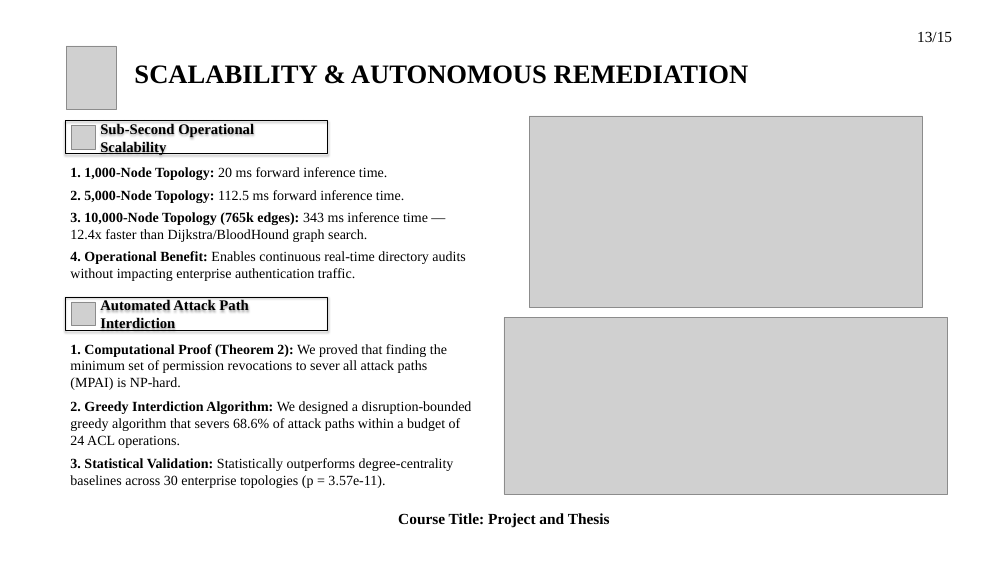
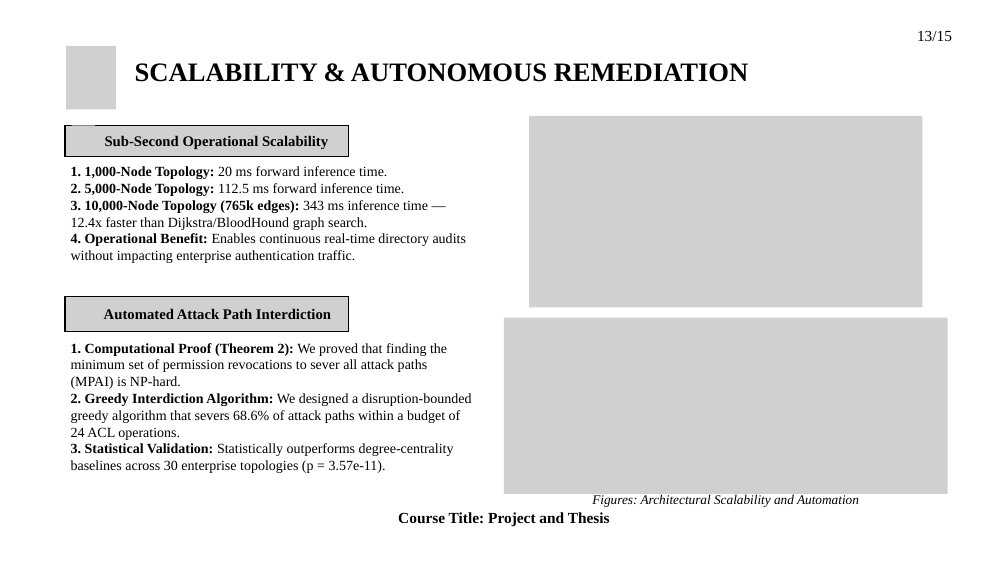
Before and after one commit to hasanshahriar32/GOAD, a slide deck: slide 15 of thesis_paper/certgraph_thesis_defense.pptx (slide 13 before the commit). Drawn at 1008x567 pixels with LibreOffice and Linux fonts; fonts in the diff are those of the drawing; grey boxes stand for pictures; background and template pictures are left out. Boxes give left, top, right and bottom in pixels: in the first picture for what was removed or moved away, otherwise in the second. Text is boxed around its words. In the diff, an @@ line names an element or a change of style, - is before the commit and + after.

Commit message:
feat: add slide diagram generation scripts and update presentation figures and layouts

```diff
--- a/thesis_paper/certgraph_thesis_defense.pptx
+++ b/thesis_paper/certgraph_thesis_defense.pptx
@@ text "13/15" at (917, 30, 952, 41): line spacing 1 to 26.4pt @@
@@ text "SCALABILITY & AUTONOMOUS REMEDIATION" at (135, 63, 749, 82): line spacing 1 to 45.6pt @@
@@ text "Sub-Second Operational Scalability" at (105, 135, 328, 149): line spacing 1 to 25.2pt; outline #000000 1.5 pt to none; shadow off @@
@@ text "Sub-Second Operational Scalability": place and size @@
-text "Sub-Second Operational Scalability" at (66, 121, 328, 154)
+text "Sub-Second Operational Scalability" at (105, 135, 328, 149)
@@ picture added at (65, 125, 348, 157) @@
@@ text "1. 1,000-Node Topology: 20 ms ..." at (71, 166, 466, 263): line spacing 1 to 24pt; less space between paragraphs @@
@@ text "Automated Attack Path Interdiction": place and size @@
-text "Automated Attack Path Interdiction" at (66, 297, 328, 330)
+text "Automated Attack Path Interdiction" at (104, 308, 331, 319)
@@ text "Automated Attack Path Interdiction" at (104, 308, 331, 319): line spacing 1 to 25.2pt; outline #000000 1.5 pt to none; shadow off @@
@@ picture added at (65, 297, 348, 331) @@
@@ outline redrawn in 5 elements at (66, 46, 116, 109), (72, 125, 95, 149), (72, 302, 95, 326), (529, 116, 922, 307), (504, 318, 948, 494) @@
@@ text "1. Computational Proof (Theorem 2): ..." at (71, 343, 472, 473): line spacing 1 to 24pt; less space between paragraphs @@
@@ text "Course Title: Project and Thesis" at (398, 512, 610, 527): line spacing 1 to 26.4pt @@
@@ text added at (592, 494, 859, 507), 19 pt, text #000000, italic @@
+Figures: Architectural Scalability and Automation
```
Also in this commit, not shown: 12 other slides changed, 3 slides added, 1 slide removed, 15 other files.
